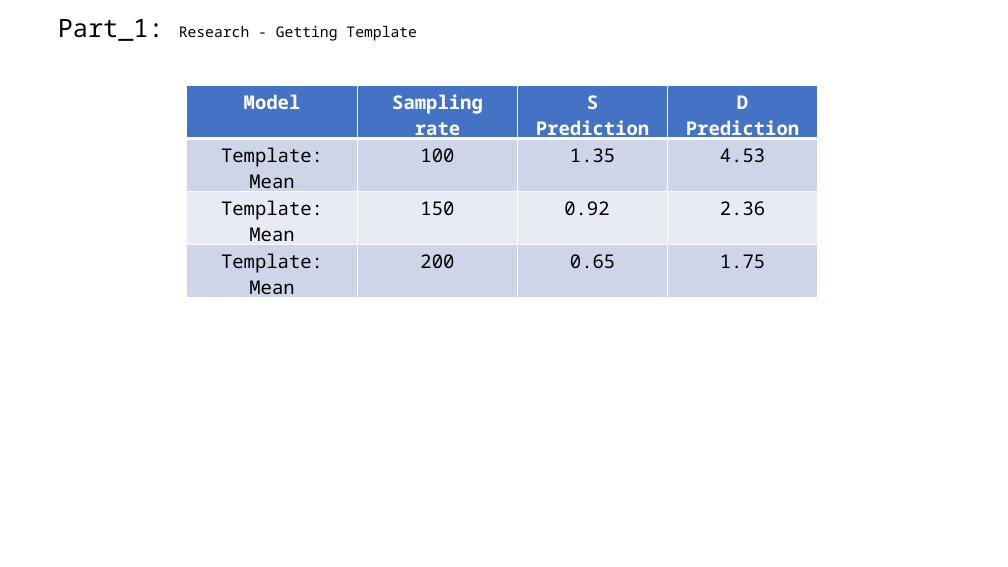
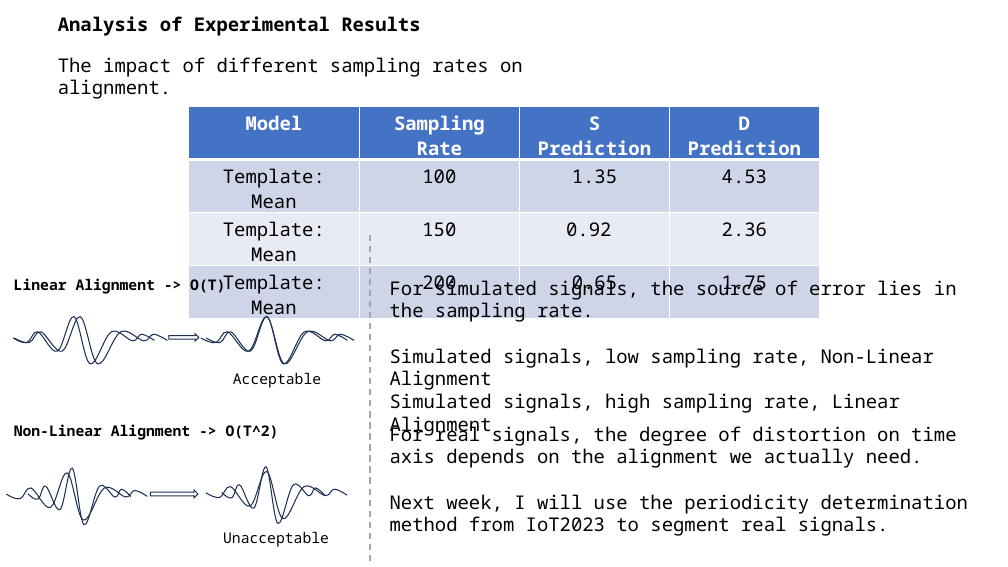
Before and after one commit to A-Big-Tortoise/Presentation, a slide deck: slide 8 of Presentation_1120_JiayuChen.pptx (slide 11 before the commit). Drawn at 1008x567 pixels with LibreOffice and Linux fonts; fonts in the diff are those of the drawing. Boxes give left, top, right and bottom in pixels: in the first picture for what was removed or moved away, otherwise in the second. Text is boxed around its words. In the diff, an @@ line names an element or a change of style, - is before the commit and + after.

Commit message:
Add Draft

```diff
--- a/Presentation_1120_JiayuChen.pptx
+++ b/Presentation_1120_JiayuChen.pptx
@@ text at (58, 16, 420, 36): text changed; size 14 to 18 pt; bold on @@
-Part_1: Research - Getting Template
+Analysis of Experimental Results
@@ text added at (58, 57, 523, 99), 18 pt, text #000000 @@
+The impact of different sampling rates on alignment.
@@ table at (188, 107, 819, 325) @@
-row 1, column 2: Sampling rate
+row 1, column 2: Sampling Rate
@@ table: place and size @@
-table at (187, 85, 817, 304)
+table at (188, 107, 819, 325)
@@ line added from (371, 234) to (371, 565), #A5A5A5 1.5 pt dashed @@
@@ text added at (14, 278, 225, 294), 14 pt, text #000000, bold @@
+Linear Alignment -> O(T)
@@ text added at (390, 277, 934, 437), 18 pt, text #000000 @@
+For simulated signals, the source of error lies in the sampling rate.
+Simulated signals, low sampling rate, Non-Linear Alignment
+Simulated signals, high sampling rate, Linear Alignment
@@ freeform shape added at (13, 317, 154, 364), outline #1E3256 1 pt @@
@@ freeform shape added at (14, 317, 167, 364), outline #1E3256 1 pt @@
@@ freeform shape added at (201, 317, 354, 364), outline #1E3256 1 pt @@
@@ freeform shape added at (206, 317, 347, 364), outline #1E3256 1 pt @@
@@ right arrow added at (169, 333, 199, 341), outline #1E3256 1 pt @@
@@ text added at (233, 372, 321, 388), 14 pt, text #000000 @@
+Acceptable
@@ text added at (14, 424, 279, 440), 14 pt, text #000000, bold @@
+Non-Linear Alignment -> O(T^2)
@@ text added at (390, 423, 968, 536), 18 pt, text #000000 @@
+For real signals, the degree of distortion on time axis depends on the alignment we actually need.
+Next week, I will use the periodicity determination method from IoT2023 to segment real signals.
@@ freeform shape added at (6, 473, 147, 520), outline #1E3256 1 pt @@
@@ freeform shape added at (28, 468, 131, 525), outline #1E3256 1 pt @@
@@ freeform shape added at (206, 472, 346, 520), outline #1E3256 1 pt @@
@@ freeform shape added at (222, 467, 324, 523), outline #1E3256 1 pt @@
@@ right arrow added at (150, 490, 198, 498), outline #1E3256 1 pt @@
@@ text added at (223, 531, 329, 547), 14 pt, text #000000 @@
+Unacceptable
```
Also in this commit, not shown: 4 other slides changed, 9 slides added, 4 slides removed.
